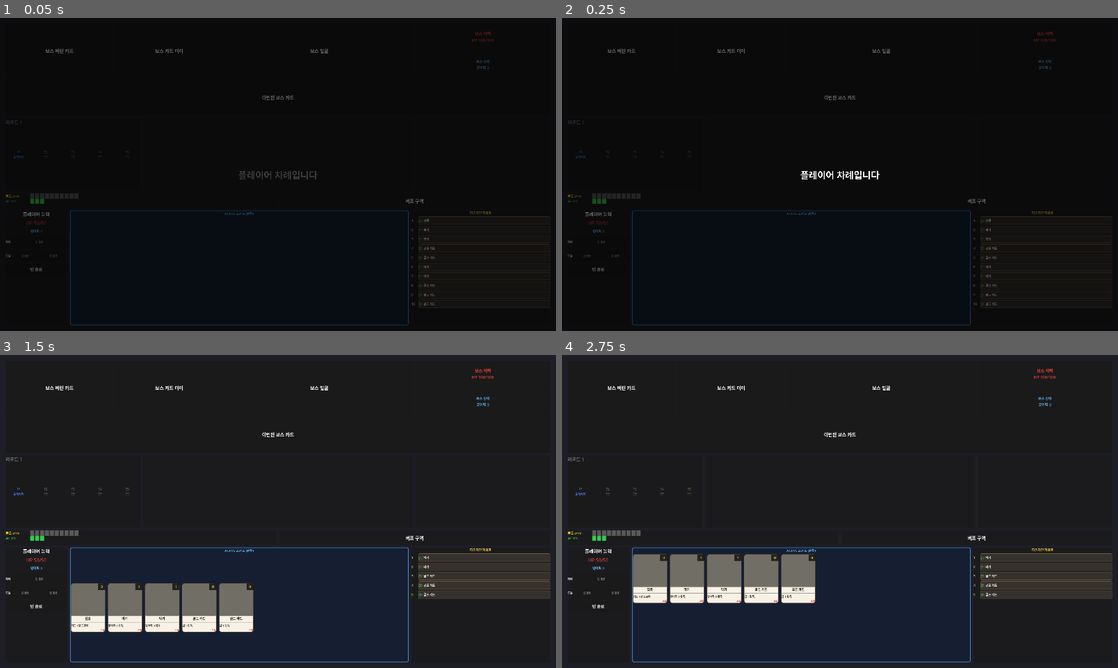
Above: before the commit, frames 1-4 (two rows, left to right).
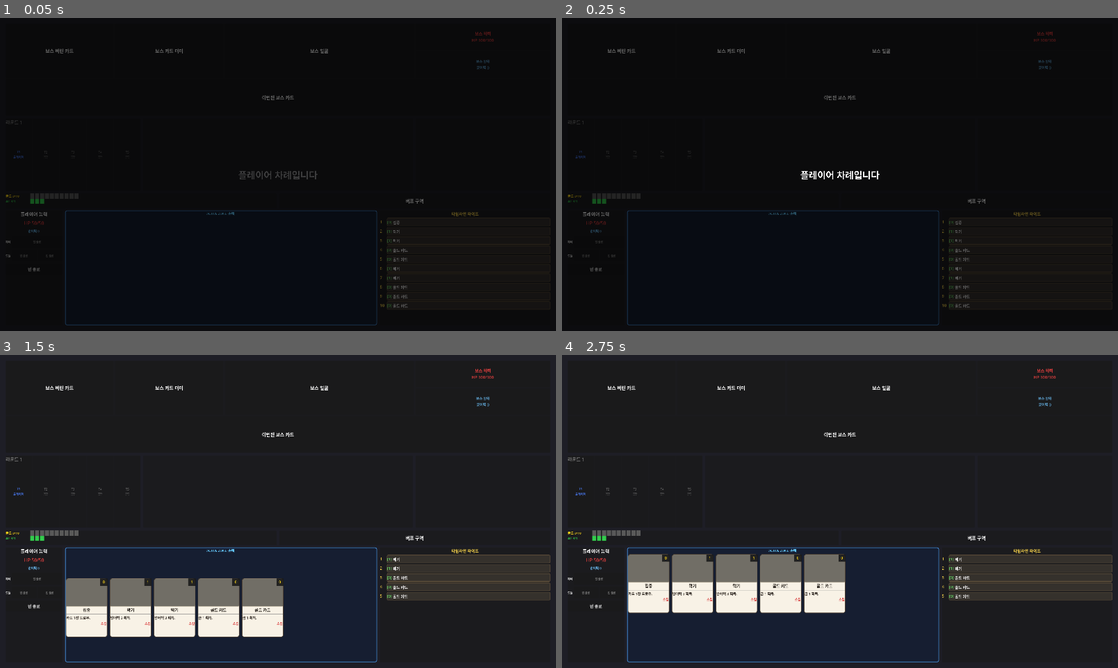
Above: after the commit, the same moments.

Repository: Bobby-Kang/boss-raid-card-game
Game: Godot game, scene res://scenes/main/main_scene.tscn
Same seed, same stepped clock (60 frames per second), same inputs: the game is played once before the commit and once after it.
Inputs:
- Up to frame 1 (0.05 s): no input
- Up to frame 2 (0.25 s): no input
- Up to frame 3 (1.5 s): tap Enter at 0.5 s; tap Space at 1.25 s
- Up to frame 4 (2.75 s): tap Enter at 2 s

The runs differ from the first frame. In frame 1, 0.8% of the frame differs, in the area x 3-99%, y 61-99%; in frame 2, 0.8%; in frame 3, 6.5%; in frame 4, 6.2%.

Commit message:
style: 카드 크기 20% 확대, 폰트 크기 조정, 파이프 영역 확장
- 카드: 120×170 → 144×204, pivot/cost배지 위치 보정
- 카드 InfoPanel: stretch_ratio 0.0→1.0 (설명 영역 확장)
- ArtworkContainer: stretch_ratio 0.7 (아트 영역 비율 조정)
- NameLabel: 11→14pt, DescLabel: 9→12pt, TypeLabel: 8→11pt
- TimelinePipePanel: stretch_ratio 0.9→1.2
- 파이프 타이틀: 11→14pt, 번호/카드명/비용 행: 10→13pt

Co-Authored-By: Claude Sonnet 4.6 <noreply@anthropic.com>

Diff:
--- a/scenes/cards/card.tscn
+++ b/scenes/cards/card.tscn
@@ -27,12 +27,12 @@
 corner_radius_bottom_left = 8
 
 [node name="Card" type="Control" unique_id=1908339420]
-custom_minimum_size = Vector2(120, 170)
+custom_minimum_size = Vector2(144, 204)
 layout_mode = 3
 anchors_preset = 0
-offset_right = 120.0
-offset_bottom = 170.0
-pivot_offset = Vector2(60, 85)
+offset_right = 144.0
+offset_bottom = 204.0
+pivot_offset = Vector2(72, 102)
 size_flags_horizontal = 4
 size_flags_vertical = 4
 script = ExtResource("1_script")
@@ -65,10 +65,11 @@
 
 [node name="ArtworkContainer" type="PanelContainer" parent="CardFront/VBox" unique_id=932541393]
 clip_contents = true
-custom_minimum_size = Vector2(0, 88)
+custom_minimum_size = Vector2(0, 95)
 layout_mode = 2
 size_flags_horizontal = 3
 size_flags_vertical = 3
+size_flags_stretch_ratio = 0.7
 
 [node name="ArtworkArea" type="TextureRect" parent="CardFront/VBox/ArtworkContainer" unique_id=1199956853]
 unique_name_in_owner = true
@@ -81,7 +82,7 @@
 layout_mode = 2
 size_flags_horizontal = 3
 size_flags_vertical = 3
-size_flags_stretch_ratio = 0.0
+size_flags_stretch_ratio = 1.0
 theme_override_styles/panel = SubResource("StyleBoxFlat_info")
 
 [node name="VBox" type="VBoxContainer" parent="CardFront/VBox/InfoPanel" unique_id=761983347]
@@ -93,7 +94,7 @@
 clip_contents = true
 layout_mode = 2
 theme_override_colors/font_color = Color(0.1, 0.08, 0.06, 1)
-theme_override_font_sizes/font_size = 11
+theme_override_font_sizes/font_size = 14
 text = "카드 이름"
 horizontal_alignment = 1
 
@@ -106,7 +107,7 @@
 custom_minimum_size = Vector2(1, 0)
 layout_mode = 2
 theme_override_colors/font_color = Color(0.15, 0.12, 0.1, 1)
-theme_override_font_sizes/font_size = 9
+theme_override_font_sizes/font_size = 12
 text = "카드 효과 설명"
 autowrap_mode = 3
 
@@ -114,7 +115,7 @@
 unique_name_in_owner = true
 layout_mode = 2
 theme_override_colors/font_color = Color(0.85, 0.22, 0.22, 1)
-theme_override_font_sizes/font_size = 8
+theme_override_font_sizes/font_size = 11
 text = "공격"
 horizontal_alignment = 2
 
@@ -123,19 +124,19 @@
 
 [node name="CostBg" type="ColorRect" parent="CardFront/CostBadge" unique_id=187928145]
 layout_mode = 0
-offset_left = 93.0
+offset_left = 117.0
 offset_top = -1.0
-offset_right = 118.0
-offset_bottom = 22.0
+offset_right = 143.0
+offset_bottom = 24.0
 color = Color(0.1, 0.1, 0.1, 0.9)
 
 [node name="CostLabel" type="Label" parent="CardFront/CostBadge" unique_id=956575826]
 unique_name_in_owner = true
 layout_mode = 0
-offset_left = 93.0
+offset_left = 117.0
 offset_top = -1.0
-offset_right = 118.0
-offset_bottom = 22.0
+offset_right = 143.0
+offset_bottom = 24.0
 theme_override_colors/font_color = Color(1, 0.85, 0.1, 1)
 theme_override_font_sizes/font_size = 12
 text = "0"
--- a/scenes/main/main_scene.tscn
+++ b/scenes/main/main_scene.tscn
@@ -8,11 +8,11 @@
 
 [sub_resource type="StyleBoxFlat" id="StyleBoxFlat_active"]
 bg_color = Color(0.08, 0.12, 0.2, 0.85)
-border_color = Color(0.3, 0.65, 1.0, 0.9)
 border_width_left = 2
 border_width_top = 2
 border_width_right = 2
 border_width_bottom = 2
+border_color = Color(0.3, 0.65, 1, 0.9)
 corner_radius_top_left = 6
 corner_radius_top_right = 6
 corner_radius_bottom_right = 6
@@ -400,7 +400,6 @@
 [node name="HandBelt" type="HBoxContainer" parent="BattleField/VBoxLayout/BottomArea/PlayerZones/ActiveZone/ActiveZoneVBox" unique_id=1565481536]
 unique_name_in_owner = true
 layout_mode = 2
-size_flags_horizontal = 1
 size_flags_vertical = 3
 theme_override_constants/separation = 8
 
@@ -408,7 +407,7 @@
 unique_name_in_owner = true
 layout_mode = 2
 size_flags_horizontal = 3
-size_flags_stretch_ratio = 0.9
+size_flags_stretch_ratio = 1.2
 mouse_filter = 1
 script = ExtResource("5_dropzone")
 zone_type = 1
@@ -422,7 +421,7 @@
 [node name="PipeTitleLabel" type="Label" parent="BattleField/VBoxLayout/BottomArea/PlayerZones/TimelinePipePanel/PipeVBox" unique_id=755901234]
 layout_mode = 2
 theme_override_colors/font_color = Color(1, 0.85, 0.3, 1)
-theme_override_font_sizes/font_size = 11
+theme_override_font_sizes/font_size = 14
 text = "타임라인 파이프"
 horizontal_alignment = 1
 
@@ -431,7 +430,6 @@
 size_flags_horizontal = 3
 size_flags_vertical = 3
 horizontal_scroll_mode = 0
-vertical_scroll_mode = 1
 
 [node name="PipeQueue" type="VBoxContainer" parent="BattleField/VBoxLayout/BottomArea/PlayerZones/TimelinePipePanel/PipeVBox/PipeScroll" unique_id=1271890705]
 unique_name_in_owner = true
--- a/scripts/main/main_scene.gd
+++ b/scripts/main/main_scene.gd
@@ -268,7 +268,7 @@
 	var num_label := Label.new()
 	num_label.text = str(index)
 	num_label.custom_minimum_size = Vector2(18, 0)
-	num_label.add_theme_font_size_override("font_size", 11)
+	num_label.add_theme_font_size_override("font_size", 14)
 	num_label.add_theme_color_override("font_color", Color(1, 0.85, 0.3, 1))
 	num_label.vertical_alignment = VERTICAL_ALIGNMENT_CENTER
 	row.add_child(num_label)
@@ -290,14 +290,14 @@
 
 	var cost_lbl := Label.new()
 	cost_lbl.text = "[%d]" % card.data.cost
-	cost_lbl.add_theme_font_size_override("font_size", 10)
+	cost_lbl.add_theme_font_size_override("font_size", 13)
 	cost_lbl.add_theme_color_override("font_color", Color(0.4, 0.85, 0.4, 1))
 	cost_lbl.vertical_alignment = VERTICAL_ALIGNMENT_CENTER
 	hbox.add_child(cost_lbl)
 
 	var name_lbl := Label.new()
 	name_lbl.text = card.data.card_name
-	name_lbl.add_theme_font_size_override("font_size", 10)
+	name_lbl.add_theme_font_size_override("font_size", 13)
 	name_lbl.size_flags_horizontal = Control.SIZE_EXPAND_FILL
 	name_lbl.vertical_alignment = VERTICAL_ALIGNMENT_CENTER
 	hbox.add_child(name_lbl)
Not shown: 1 places in scenes/main/main_scene.tscn that only renumber resources
